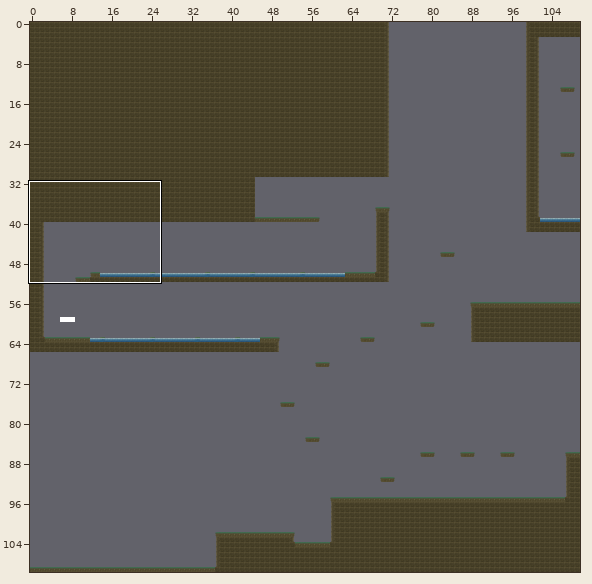
A Tiled map gets an edit: Project1/assets/tiled/overworld.tmx. Above: a wide view before the commit, with the close-up outlined.
Close-up. Before the commit:
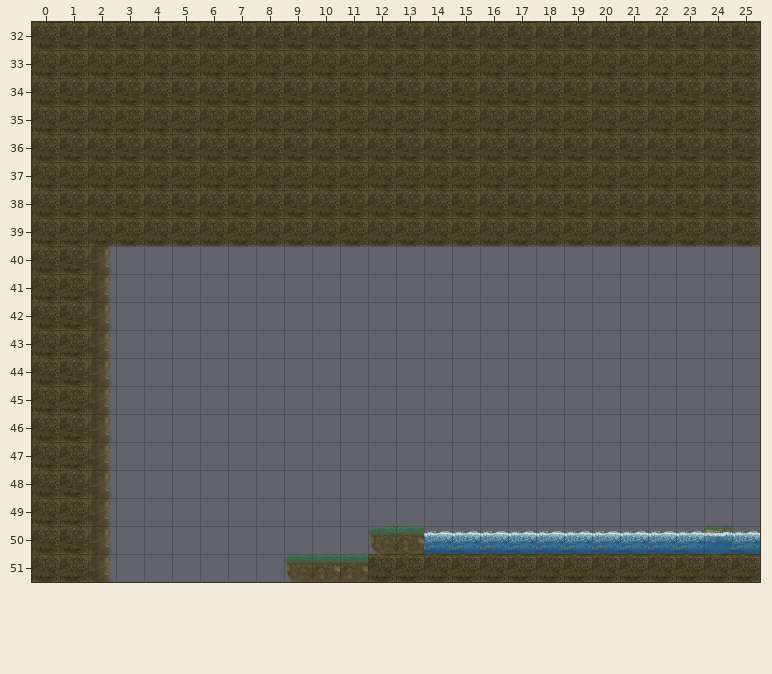
Cells are 32x32 px. Shown: x 0..25, y 32..51. The commit also changed other parts of the map, which this record leaves out.
The result:
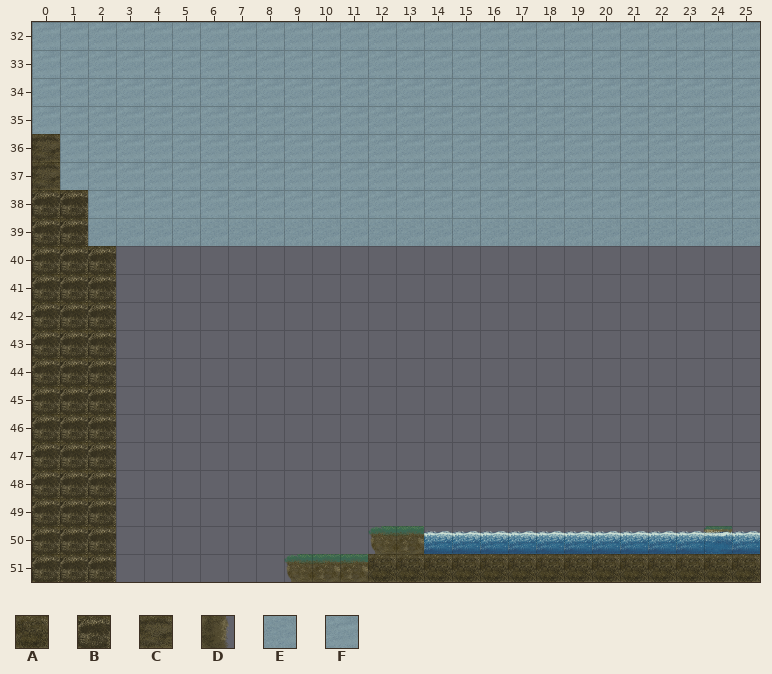
Key: from "allTerrainTiles": A 5, B 6, C 7, D 8, E 35, F 36.
_ is an empty cell.
Difference:
Layer "Foreground":
y 39: x 2..25 AAAAAAAAAAAAAAAAAAAAAAAA -> EEEEEEEEEEEEEEEEEEEEEEEE
y 40..51: x 2 D -> B
Layer "Background":
y 32..35: x 0..25 AAAAAAAAAAAAAAAAAAAAAAAAAA -> FFFFFFFFFFFFFFFFFFFFFFFFFF
y 36..37: x 0..25 AAAAAAAAAAAAAAAAAAAAAAAAAA -> CFFFFFFFFFFFFFFFFFFFFFFFFF
y 38: x 0..25 AAAAAAAAAAAAAAAAAAAAAAAAAA -> BBFFFFFFFFFFFFFFFFFFFFFFFF
y 39..51: x 0..1 AA -> BB
Pixel boxes of the changes (left, top, right, bottom) in both close-ups:
changed: (32, 22, 760, 582)
